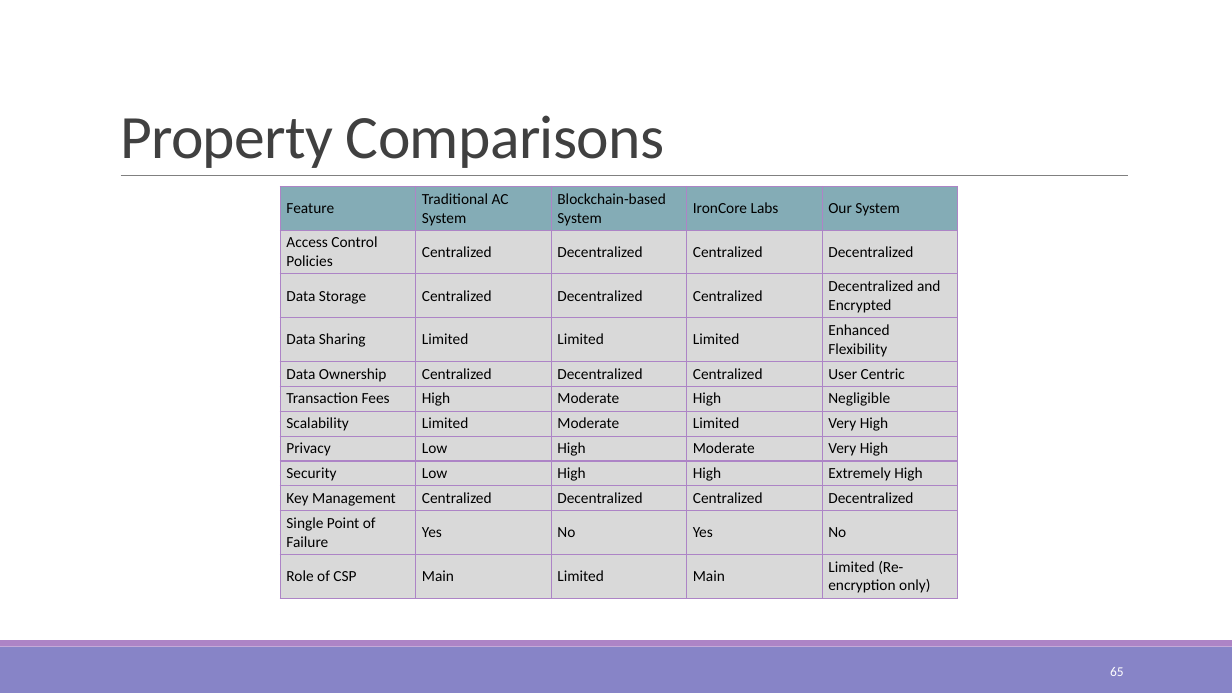
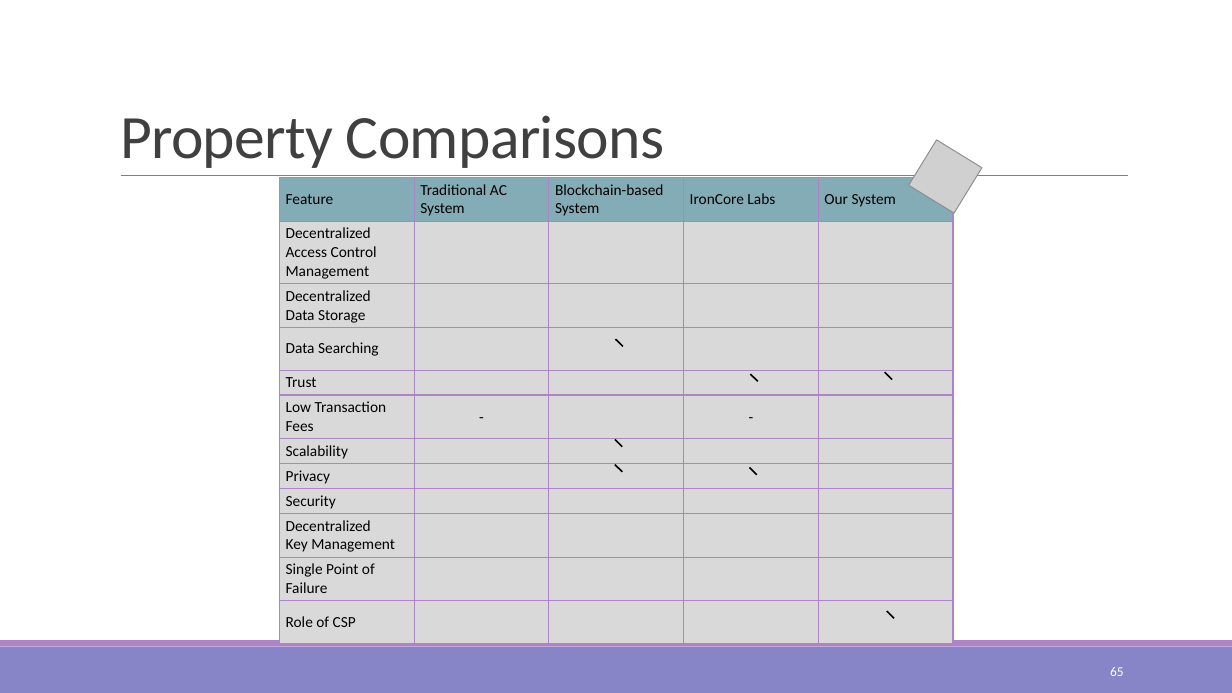
Before and after one commit to kuromasama/Paper, a slide deck: slide 65 of 澤洋 口試.pptx. Drawn at 1232x693 pixels with LibreOffice and Linux fonts; fonts in the diff are those of the drawing; grey boxes stand for pictures; background and template pictures are left out. Boxes give left, top, right and bottom in pixels: in the first picture for what was removed or moved away, otherwise in the second. Text is boxed around its words. In the diff, an @@ line names an element or a change of style, - is before the commit and + after.

```diff
--- a/澤洋 口試.pptx
+++ b/澤洋 口試.pptx
@@ picture added at box(909, 140, 982, 213) @@
@@ table at box(279, 177, 954, 639) @@
-row 2: Access Control Policies | Centralized | Decentralized | Centralized | Decentralized
+row 2: Decentralized / Access Control Management |  |  |  | 
-row 3: Data Storage | Centralized | Decentralized | Centralized | Decentralized and Encrypted
+row 3: Decentralized / Data Storage |  |  |  | 
-row 4: Data Sharing | Limited | Limited | Limited | Enhanced Flexibility
+row 4: Data Searching |  |  |  | 
-row 5: Data Ownership | Centralized | Decentralized | Centralized | User Centric
+row 5: Trust |  |  |  | 
-row 6: Transaction Fees | High | Moderate | High | Negligible
+row 6: Low Transaction Fees | - |  | - | 
-row 7: Scalability | Limited | Moderate | Limited | Very High
+row 7: Scalability |  |  |  | 
-row 8: Privacy | Low | High | Moderate | Very High
+row 8: Privacy |  |  |  | 
-row 9: Security | Low | High | High | Extremely High
+row 9: Security |  |  |  | 
-row 10: Key Management | Centralized | Decentralized | Centralized | Decentralized
+row 10: Decentralized / Key Management |  |  |  | 
-row 11: Single Point of Failure | Yes | No | Yes | No
+row 11: Single Point of Failure |  |  |  | 
-row 12: Role of CSP | Main | Limited | Main | Limited (Re-encryption only)
+row 12: Role of CSP |  |  |  | 
@@ table: place and size @@
-table at box(280, 187, 959, 597)
+table at box(279, 177, 954, 639)
@@ line added from (616, 339) to (623, 347), #000000 1.25 pt @@
@@ line added from (750, 374) to (758, 382), #000000 1.25 pt @@
@@ line added from (884, 372) to (892, 380), #000000 1.25 pt @@
@@ line added from (615, 440) to (622, 446), #000000 1.25 pt @@
@@ line added from (615, 465) to (622, 472), #000000 1.25 pt @@
@@ line added from (750, 468) to (757, 475), #000000 1.25 pt @@
@@ line added from (887, 611) to (895, 618), #000000 1.25 pt @@
```
Also in this commit, not shown: 1 other slide changed, 3 other files.
